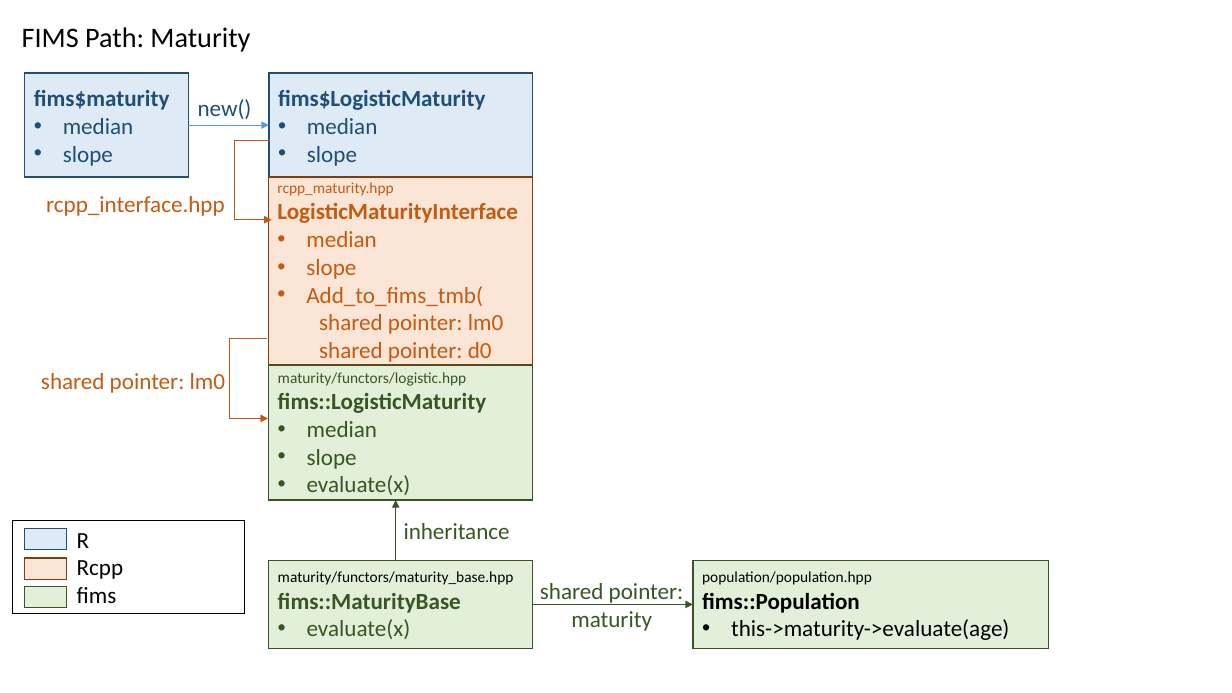
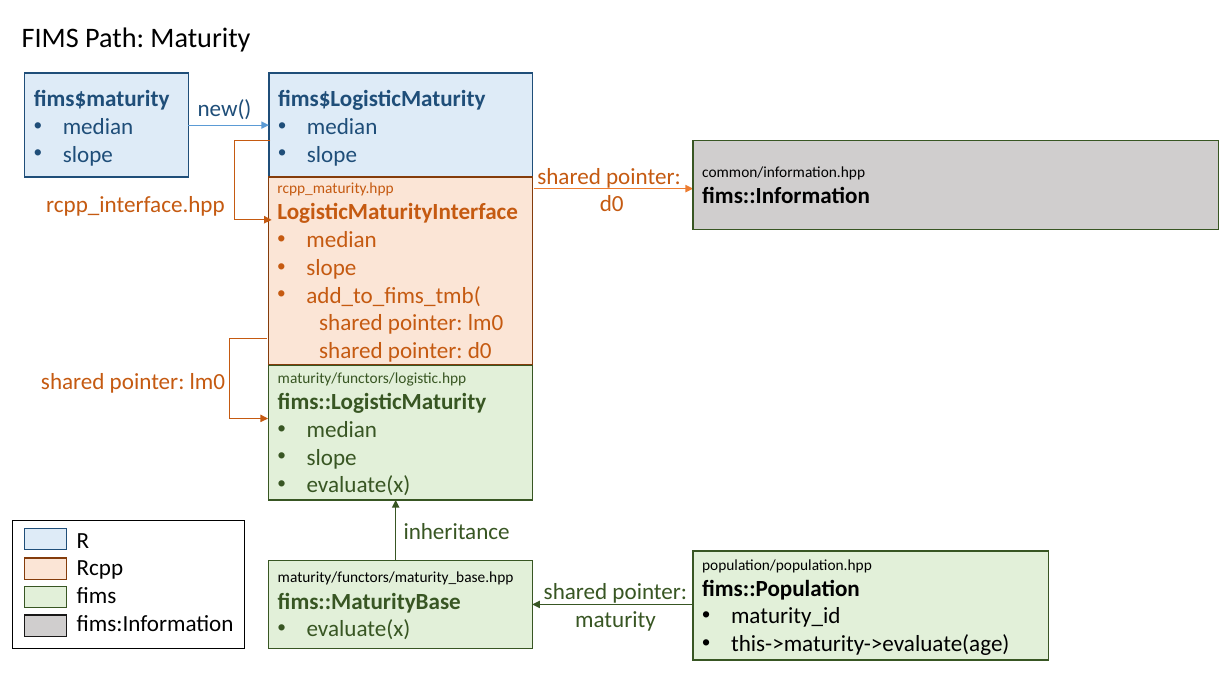
Before and after one commit to NOAA-FIMS/FIMS, a slide deck: slide 4 of vignettes/figures/fims-path-maturity.pptx (slide 1 before the commit). Drawn at 1232x693 pixels with LibreOffice and Linux fonts; fonts in the diff are those of the drawing. Boxes give left, top, right and bottom in pixels: in the first picture for what was removed or moved away, otherwise in the second. Text is boxed around its words. In the diff, an @@ line names an element or a change of style, - is before the commit and + after.

```diff
--- a/vignettes/figures/fims-path-maturity.pptx
+++ b/vignettes/figures/fims-path-maturity.pptx
@@ group added at bbox=[24, 140, 1218, 636]: 2 rectangles, 1 arrow, 1 text @@
+common/information.hpp
+fims::Information
+shared pointer:
+d0
@@ text in rectangle at bbox=[306, 286, 480, 306]: text changed @@
-• Add_to_fims_tmb(
+• add_to_fims_tmb(
@@ rectangle: place and size @@
-rectangle at bbox=[13, 520, 245, 614]
+rectangle at bbox=[13, 520, 245, 648]
@@ rectangle "population/population.hpp": place and size @@
-rectangle "population/population.hpp" at bbox=[693, 561, 1049, 649]
+rectangle "population/population.hpp" at bbox=[693, 551, 1049, 660]
@@ text "shared pointer: maturity": place and size @@
-text "shared pointer: maturity" at bbox=[540, 583, 684, 631]
+text "shared pointer: maturity" at bbox=[544, 583, 687, 631]
@@ text at bbox=[77, 615, 234, 631]: paragraph added @@
+fims:Information
@@ arrow (532, 604) - (693, 604): arrowheads changed @@
@@ text in rectangle at bbox=[731, 607, 841, 627]: paragraph added @@
+• maturity_id
```
Also in this commit, not shown: 1 other slide changed, 3 slides added, 6 other files.
